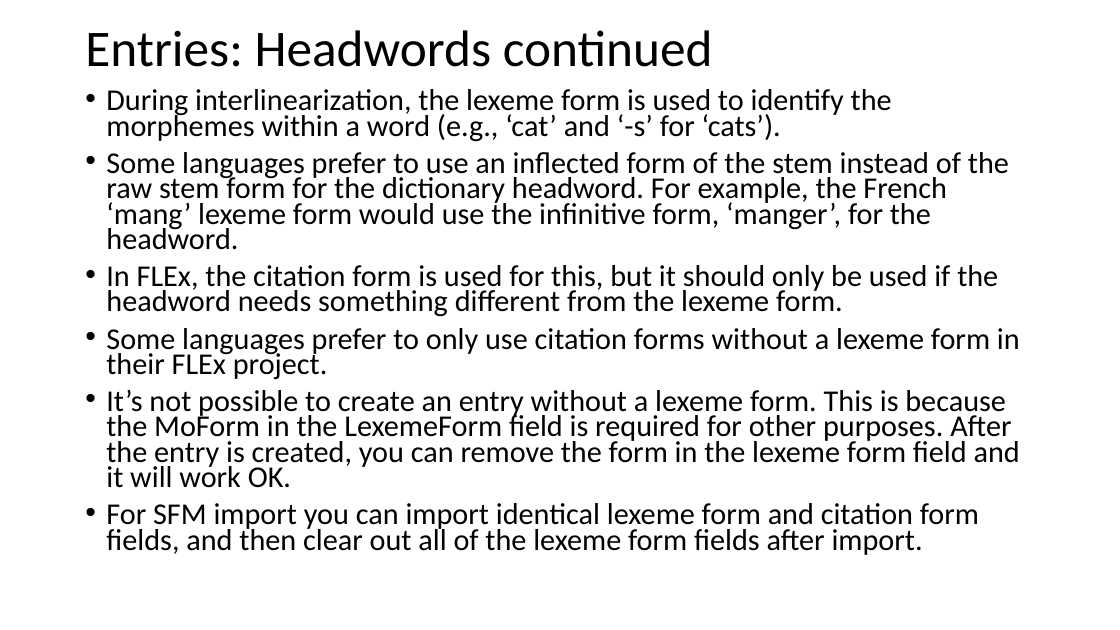
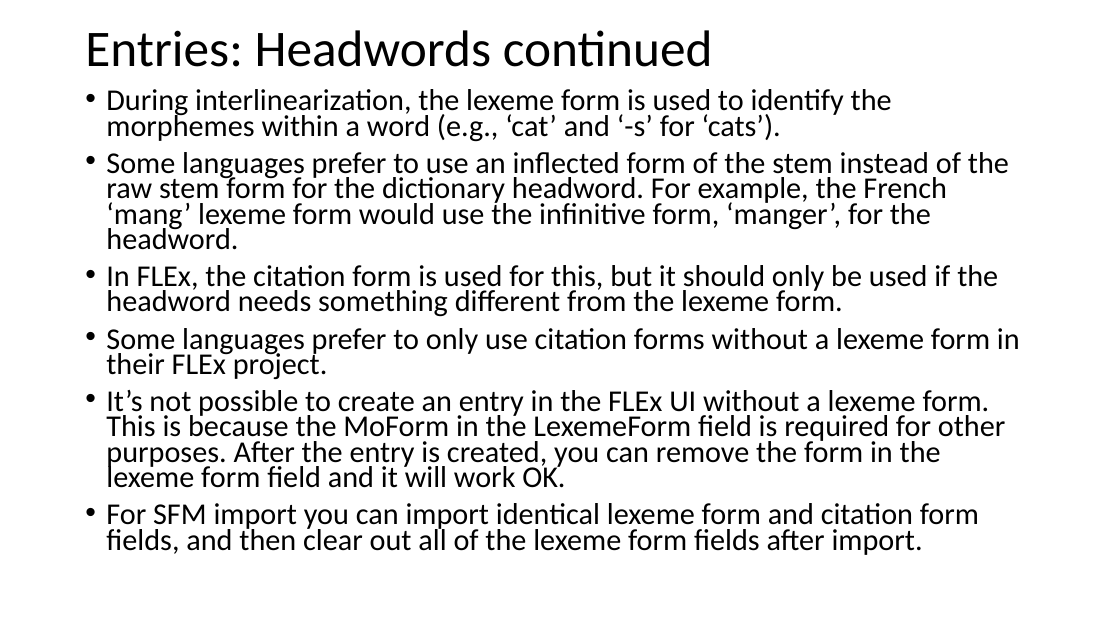
Before and after one commit to sillsdev/FwDocumentation, a slide deck: slide 9 of HelpResourcesSources/TechnicalNotes/FLEx 9.1 Conceptual Model - Lexicon model.pptx. Drawn at 1120x630 pixels with LibreOffice and Linux fonts; fonts in the diff are those of the drawing. Boxes give left, top, right and bottom in pixels: in the first picture for what was removed or moved away, otherwise in the second. Text is boxed around its words. In the diff, an @@ line names an element or a change of style, - is before the commit and + after.

Commit message:
Flex and Python conceptual model files
Added Python file and updates other files.

```diff
--- a/HelpResourcesSources/TechnicalNotes/FLEx 9.1 Conceptual Model - Lexicon model.pptx
+++ b/HelpResourcesSources/TechnicalNotes/FLEx 9.1 Conceptual Model - Lexicon model.pptx
@@ text at <box>106,390,1005,488</box>: text changed @@
-• It’s not possible to create an entry without a lexeme form. This is because the MoForm in the LexemeForm field is required for other purposes. After the entry is created, you can remove the form in the lexeme form field and it will work OK.
+• It’s not possible to create an entry in the FLEx UI without a lexeme form. This is because the MoForm in the LexemeForm field is required for other purposes. After the entry is created, you can remove the form in the lexeme form field and it will work OK.
```
Also in this commit, not shown: 7 other slides changed, 3 other files.
